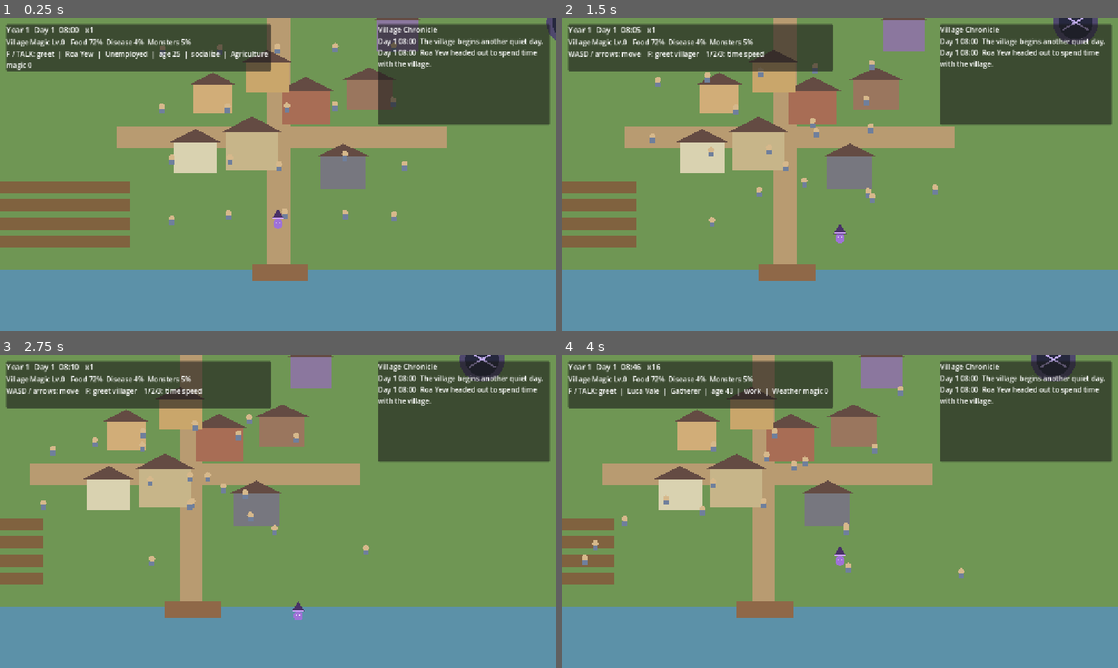
Above: before the commit, frames 1-4 (two rows, left to right).
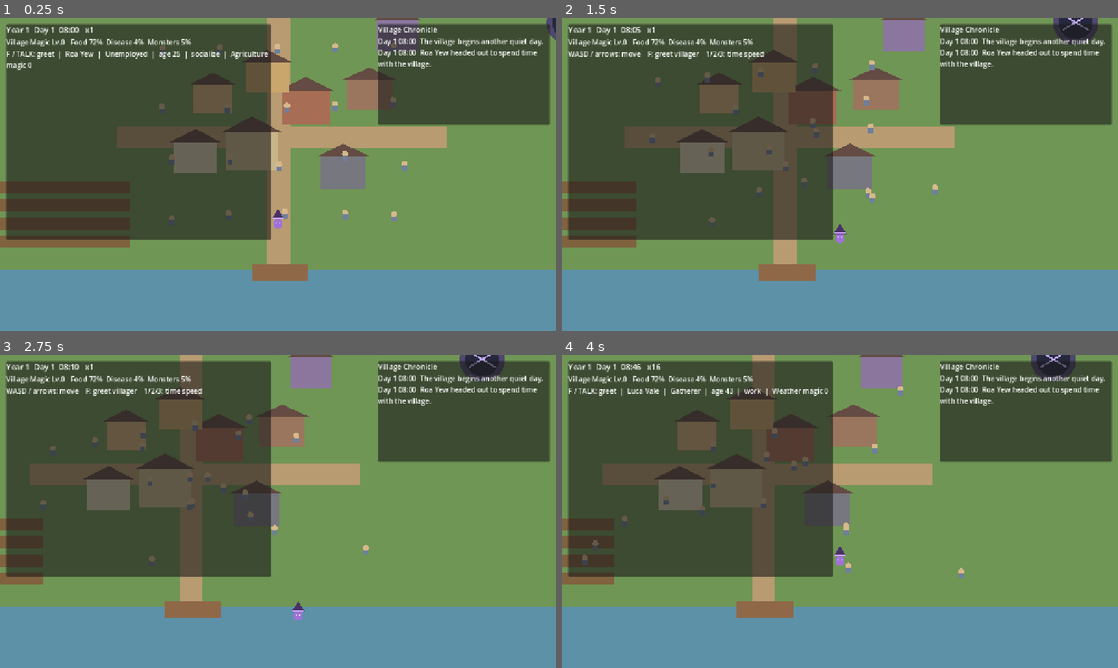
Above: after the commit, the same moments.

Repository: kei060538-commits/VillageGame
Game: Godot game, scene res://scenes/main.tscn
Two runs of this game, one before a commit and one after it. Both use one fixed random seed, a clock stepped at 60 frames per second and the inputs below.
Inputs:
- Up to frame 1 (0.25 s): no input
- Up to frame 2 (1.5 s): tap Enter at 0.5 s; hold Right (ui_right) 0.53-1.28 s; tap E at 0.6 s; hold Down (ui_down) from 1.28 s (still down); tap F at 1.35 s
- Up to frame 3 (2.75 s): release Down (ui_down) at 2.03 s; hold Right (ui_right) from 2.03 s (still down); tap 1 at 2.1 s
- Up to frame 4 (4 s): release Right (ui_right) at 2.78 s; hold Up (ui_up) 2.78-3.53 s; tap 2 at 2.85 s; hold Left (ui_left) from 3.53 s (still down); tap 3 at 3.6 s

The runs differ from the first frame. In frame 1, 26% of the frame differs, in the area x 1-49%, y 16-71%; in frame 2, 26%; in frame 3, 26%; in frame 4, 26%.

Commit message:
Prepare native iOS App Store target

Diff:
--- a/project.godot
+++ b/project.godot
@@ -11,6 +11,7 @@
 [application]
 
 config/name="VillageGame"
+config/version="0.1.0"
 run/main_scene="res://scenes/main.tscn"
 config/features=PackedStringArray("4.7", "GL Compatibility")
 config/icon="res://icon.svg"
@@ -23,6 +24,11 @@
 window/size/window_height_override=720
 window/stretch/mode="canvas_items"
 window/stretch/aspect="expand"
+window/handheld/orientation=4
+window/ios/allow_high_refresh_rate=false
+window/ios/hide_home_indicator=true
+window/ios/hide_status_bar=true
+window/ios/suppress_ui_gesture=true
 
 [physics]
 
--- a/scripts/main.gd
+++ b/scripts/main.gd
@@ -10,6 +10,10 @@
 var status_label: Label
 var hint_label: Label
 var log_label: Label
+var safe_root: Control
+var info_panel: PanelContainer
+var history_panel: PanelContainer
+var touch_root: Control
 
 func _ready() -> void:
     clock = GameClock.new()
@@ -35,6 +39,8 @@
     player.add_child(camera)
 
     _build_ui()
+    get_viewport().size_changed.connect(_apply_safe_area_layout)
+    call_deferred("_apply_safe_area_layout")
     event_log.event_added.connect(_refresh_event_log)
     _refresh_event_log({})
 
@@ -86,6 +92,7 @@
 func _try_tower_interaction() -> void:
     if player.position.distance_to(VillageSimulation.TOWER_POSITION) >= 92.0:
         return
+    player.set_touch_direction(Vector2.ZERO)
     research_panel.toggle()
     get_viewport().set_input_as_handled()
 
@@ -100,10 +107,15 @@
     var canvas := CanvasLayer.new()
     add_child(canvas)
 
-    var info_panel := PanelContainer.new()
+    safe_root = Control.new()
+    safe_root.set_anchors_and_offsets_preset(Control.PRESET_FULL_RECT)
+    safe_root.mouse_filter = Control.MOUSE_FILTER_IGNORE
+    canvas.add_child(safe_root)
+
+    info_panel = PanelContainer.new()
     info_panel.position = Vector2(14, 14)
     info_panel.size = Vector2(610, 108)
-    canvas.add_child(info_panel)
+    safe_root.add_child(info_panel)
 
     var info_box := VBoxContainer.new()
     info_panel.add_child(info_box)
@@ -120,13 +132,13 @@
     hint_label.autowrap_mode = TextServer.AUTOWRAP_WORD_SMART
     info_box.add_child(hint_label)
 
-    var history_panel := PanelContainer.new()
+    history_panel = PanelContainer.new()
     history_panel.set_anchors_preset(Control.PRESET_TOP_RIGHT)
     history_panel.offset_left = -410.0
     history_panel.offset_top = 14.0
     history_panel.offset_right = -14.0
     history_panel.offset_bottom = 246.0
-    canvas.add_child(history_panel)
+    safe_root.add_child(history_panel)
 
     var history_box := VBoxContainer.new()
     history_panel.add_child(history_box)
@@ -141,8 +153,8 @@
     log_label.custom_minimum_size = Vector2(370, 180)
     history_box.add_child(log_label)
 
-    if OS.has_feature("web") or DisplayServer.is_touchscreen_available():
-        _build_touch_controls(canvas)
+    if _touch_controls_enabled():
+        _build_touch_controls(safe_root)
 
     research_panel = MagicResearchPanel.new()
     research_panel.z_index = 20
@@ -150,29 +162,72 @@
     research_panel.research_completed.connect(_on_research_completed)
     _add_research_close_button()
 
+func _touch_controls_enabled() -> bool:
+    return OS.has_feature("ios") or OS.has_feature("android") or OS.has_feature("web") or DisplayServer.is_touchscreen_available()
+
+func _apply_safe_area_layout() -> void:
+    if safe_root == null:
+        return
+
+    safe_root.offset_left = 0.0
+    safe_root.offset_top = 0.0
+    safe_root.offset_right = 0.0
+    safe_root.offset_bottom = 0.0
+
+    var viewport_size: Vector2 = get_viewport().get_visible_rect().size
+    var left_inset := 0.0
+    var top_inset := 0.0
+    var right_inset := 0.0
+    var bottom_inset := 0.0
+
+    if OS.has_feature("ios") or OS.has_feature("android"):
+        var window_size: Vector2i = DisplayServer.window_get_size()
+        var safe_area: Rect2i = DisplayServer.get_display_safe_area()
+        if window_size.x > 0 and window_size.y > 0 and safe_area.size.x > 0 and safe_area.size.y > 0:
+            var scale_x: float = viewport_size.x / float(window_size.x)
+            var scale_y: float = viewport_size.y / float(window_size.y)
+            left_inset = maxf(0.0, float(safe_area.position.x) * scale_x)
+            top_inset = maxf(0.0, float(safe_area.position.y) * scale_y)
+            var unsafe_right: int = window_size.x - (safe_area.position.x + safe_area.size.x)
+            var unsafe_bottom: int = window_size.y - (safe_area.position.y + safe_area.size.y)
+            right_inset = maxf(0.0, float(unsafe_right) * scale_x)
+            bottom_inset = maxf(0.0, float(unsafe_bottom) * scale_y)
+
+    safe_root.offset_left = left_inset
+    safe_root.offset_top = top_inset
+    safe_root.offset_right = -right_inset
+    safe_root.offset_bottom = -bottom_inset
+
+    var usable_width: float = viewport_size.x - left_inset - right_inset
+    if info_panel != null:
+        info_panel.size.x = minf(610.0, maxf(360.0, usable_width - 28.0))
+    if history_panel != null:
+        history_panel.visible = usable_width >= 1040.0
+
 func _add_research_close_button() -> void:
     var close_button := Button.new()
     close_button.text = "CLOSE"
     close_button.focus_mode = Control.FOCUS_NONE
+    close_button.custom_minimum_size = Vector2(96, 48)
     close_button.set_anchors_preset(Control.PRESET_BOTTOM_RIGHT)
-    close_button.offset_left = -104.0
-    close_button.offset_top = -50.0
-    close_button.offset_right = -12.0
-    close_button.offset_bottom = -12.0
+    close_button.offset_left = -116.0
+    close_button.offset_top = -64.0
+    close_button.offset_right = -20.0
+    close_button.offset_bottom = -16.0
     close_button.pressed.connect(research_panel.close)
     research_panel.add_child(close_button)
 
-func _build_touch_controls(canvas: CanvasLayer) -> void:
-    var touch_root := Control.new()
+func _build_touch_controls(parent: Control) -> void:
+    touch_root = Control.new()
     touch_root.z_index = 5
     touch_root.set_anchors_and_offsets_preset(Control.PRESET_FULL_RECT)
     touch_root.mouse_filter = Control.MOUSE_FILTER_IGNORE
-    canvas.add_child(touch_root)
-
-    var up := _make_touch_button(touch_root, "UP", Vector2(0.0, 1.0), Rect2(104, -194, 68, 68))
-    var left := _make_touch_button(touch_root, "LEFT", Vector2(0.0, 1.0), Rect2(30, -120, 68, 68))
-    var down := _make_touch_button(touch_root, "DOWN", Vector2(0.0, 1.0), Rect2(104, -120, 68, 68))
-    var right := _make_touch_button(touch_root, "RIGHT", Vector2(0.0, 1.0), Rect2(178, -120, 68, 68))
+    parent.add_child(touch_root)
+
+    var up := _make_touch_button(touch_root, "UP", Vector2(0.0, 1.0), Rect2(112, -224, 76, 76))
+    var left := _make_touch_button(touch_root, "LEFT", Vector2(0.0, 1.0), Rect2(30, -142, 76, 76))
+    var down := _make_touch_button(touch_root, "DOWN", Vector2(0.0, 1.0), Rect2(112, -142, 76, 76))
+    var right := _make_touch_button(touch_root, "RIGHT", Vector2(0.0, 1.0), Rect2(194, -142, 76, 76))
 
     up.button_down.connect(player.set_touch_direction.bind(Vector2.UP))
     up.button_up.connect(player.set_touch_direction.bind(Vector2.ZERO))
@@ -183,14 +238,14 @@
     right.button_down.connect(player.set_touch_direction.bind(Vector2.RIGHT))
     right.button_up.connect(player.set_touch_direction.bind(Vector2.ZERO))
 
-    var tower_button := _make_touch_button(touch_root, "TOWER", Vector2(1.0, 1.0), Rect2(-194, -120, 78, 68))
-    var talk_button := _make_touch_button(touch_root, "TALK", Vector2(1.0, 1.0), Rect2(-108, -120, 78, 68))
+    var tower_button := _make_touch_button(touch_root, "TOWER", Vector2(1.0, 1.0), Rect2(-224, -142, 92, 76))
+    var talk_button := _make_touch_button(touch_root, "TALK", Vector2(1.0, 1.0), Rect2(-124, -142, 92, 76))
     tower_button.pressed.connect(_try_tower_interaction)
     talk_button.pressed.connect(_try_greet)
 
-    var speed_1 := _make_touch_button(touch_root, "x1", Vector2(1.0, 1.0), Rect2(-230, -194, 58, 54))
-    var speed_4 := _make_touch_button(touch_root, "x4", Vector2(1.0, 1.0), Rect2(-166, -194, 58, 54))
-    var speed_16 := _make_touch_button(touch_root, "x16", Vector2(1.0, 1.0), Rect2(-102, -194, 58, 54))
+    var speed_1 := _make_touch_button(touch_root, "x1", Vector2(1.0, 1.0), Rect2(-246, -214, 62, 54))
+    var speed_4 := _make_touch_button(touch_root, "x4", Vector2(1.0, 1.0), Rect2(-176, -214, 62, 54))
+    var speed_16 := _make_touch_button(touch_root, "x16", Vector2(1.0, 1.0), Rect2(-106, -214, 62, 54))
     speed_1.pressed.connect(clock.set_speed.bind(1.0))
     speed_4.pressed.connect(clock.set_speed.bind(4.0))
     speed_16.pressed.connect(clock.set_speed.bind(16.0))
@@ -207,7 +262,7 @@
     button.offset_top = rect.position.y
     button.offset_right = rect.position.x + rect.size.x
     button.offset_bottom = rect.position.y + rect.size.y
-    button.add_theme_font_size_override("font_size", 14)
+    button.add_theme_font_size_override("font_size", 15)
     parent.add_child(button)
     return button
 
Not shown, changed: export_presets.cfg
Not shown, added: .github/workflows/ios-project-validation.yml
Not shown, changed: docs/MVP_SPEC.md
